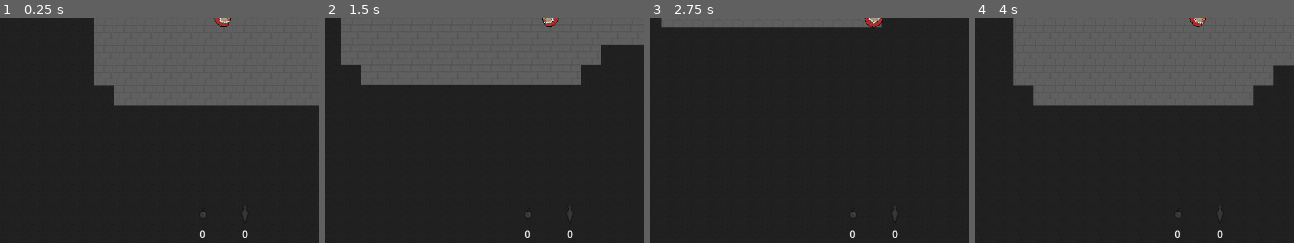
Above: before the commit, frames 1-4 (left to right).
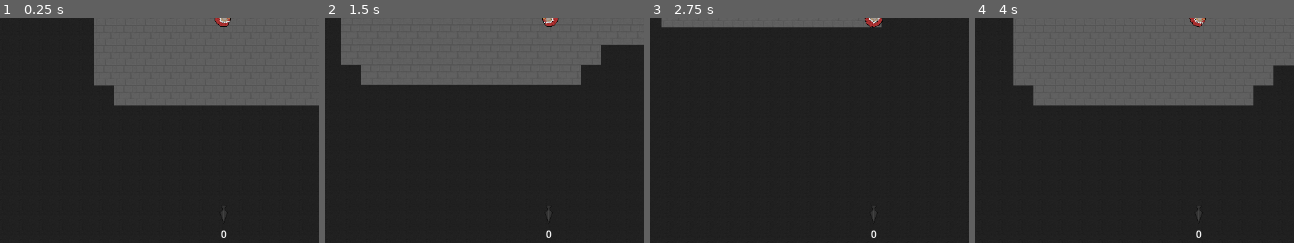
Above: after the commit, the same moments.

Repository: Fourcoogs/Free-Fall
Game: Godot game, scene res://Levels/level_1.tscn
Same seed, same stepped clock (60 frames per second), same inputs: the game is played once before the commit and once after it. The project has no main scene, so this scene is started directly. The engine's default icon, where the game draws it, is replaced by a stand-in: a white triangle on a blue panel in a dark square.
Inputs (mouse positions are % of the whole screen's width and height, from its top left):
- Up to frame 1 (0.25 s): no input
- Up to frame 2 (1.5 s): tap Enter at 0.5 s; move the mouse to (65, 45) at 0.52 s; hold D (Right) 0.53-1.28 s; tap 1 (Select_1) at 0.6 s; tap 2 (Select_2) at 0.8, 1.35 s; move the mouse to (12, 55) at 1.27 s; hold S (Down) from 1.28 s (still down)
- Up to frame 3 (2.75 s): tap 3 (Select_3) at 1.55, 2.1 s; move the mouse to (50, 28) at 2.02 s; release S (Down) at 2.03 s; hold D (Right) from 2.03 s (still down); tap 1 (Select_1) at 2.3 s
- Up to frame 4 (4 s): tap Space at 2.75 s; move the mouse to (31, 70) at 2.77 s; release D (Right) at 2.78 s; hold W (Up) 2.78-3.53 s; click (31, 70) at 2.85 s; tap 2 (Select_2) at 3.05 s; move the mouse to (75, 65) at 3.52 s; hold A (Left) from 3.53 s (still down); tap 1 (Select_1) at 3.6 s; tap 3 (Select_3) at 3.8 s
The pictures show only the part of the screen within x 2-52%, y 50-100%; the shares and areas given below are measured in that part.

The runs differ from the first frame. In frame 1, 0.2% of the frame differs, in the area x 62-78%, y 85-98%; in frame 2, 0.2%; in frame 3, 0.2%; in frame 4, 0.2%.

Commit message:
ONLY KNIVES NOW

Diff:
--- a/Game Assets/UI/HUD/player_hud.tscn
+++ b/Game Assets/UI/HUD/player_hud.tscn
@@ -46,6 +46,7 @@
 alignment = 1
 
 [node name="PanelContainer" type="PanelContainer" parent="VBoxContainer/HBoxContainer"]
+visible = false
 layout_mode = 2
 theme_override_styles/panel = SubResource("StyleBoxFlat_s281k")
 
--- a/Game Assets/player.gd
+++ b/Game Assets/player.gd
@@ -12,7 +12,7 @@
 var alive: bool = true
 var punchRight: bool = true
 
-static var selectedItem: InventoryManager.Items = InventoryManager.Items.SmokeBomb
+static var selectedItem: InventoryManager.Items = InventoryManager.Items.Knife
 
 func _init():
 	PlayerManager.Instance.ConnectPlayer(self)
@@ -38,12 +38,12 @@
 	if Input.is_action_pressed("Throw") and attack_ready:
 		ThrowItem()
 	var items = InventoryManager.Items
-	if Input.is_action_just_pressed("Select_1"):
-		selectedItem = items.SmokeBomb
-	if Input.is_action_just_pressed("Select_2"):
-		selectedItem = items.Lure
-	if Input.is_action_just_pressed("Select_3"):
-		selectedItem = items.Knife
+	#if Input.is_action_just_pressed("Select_1"):
+		#selectedItem = items.SmokeBomb
+	#if Input.is_action_just_pressed("Select_2"):
+		#selectedItem = items.Knife
+	#if Input.is_action_just_pressed("Select_3"):
+		#selectedItem = items.Knife
 
 func Attack():
 	attack_ready = false
